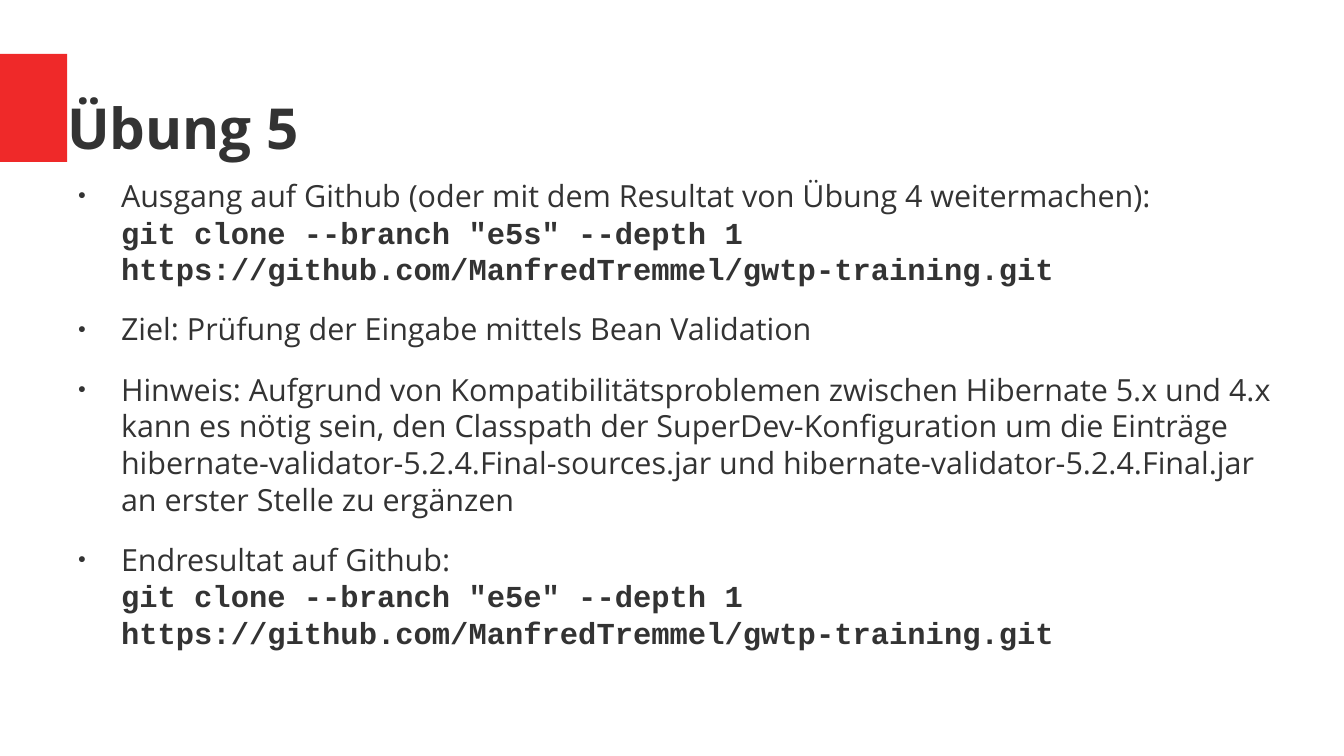
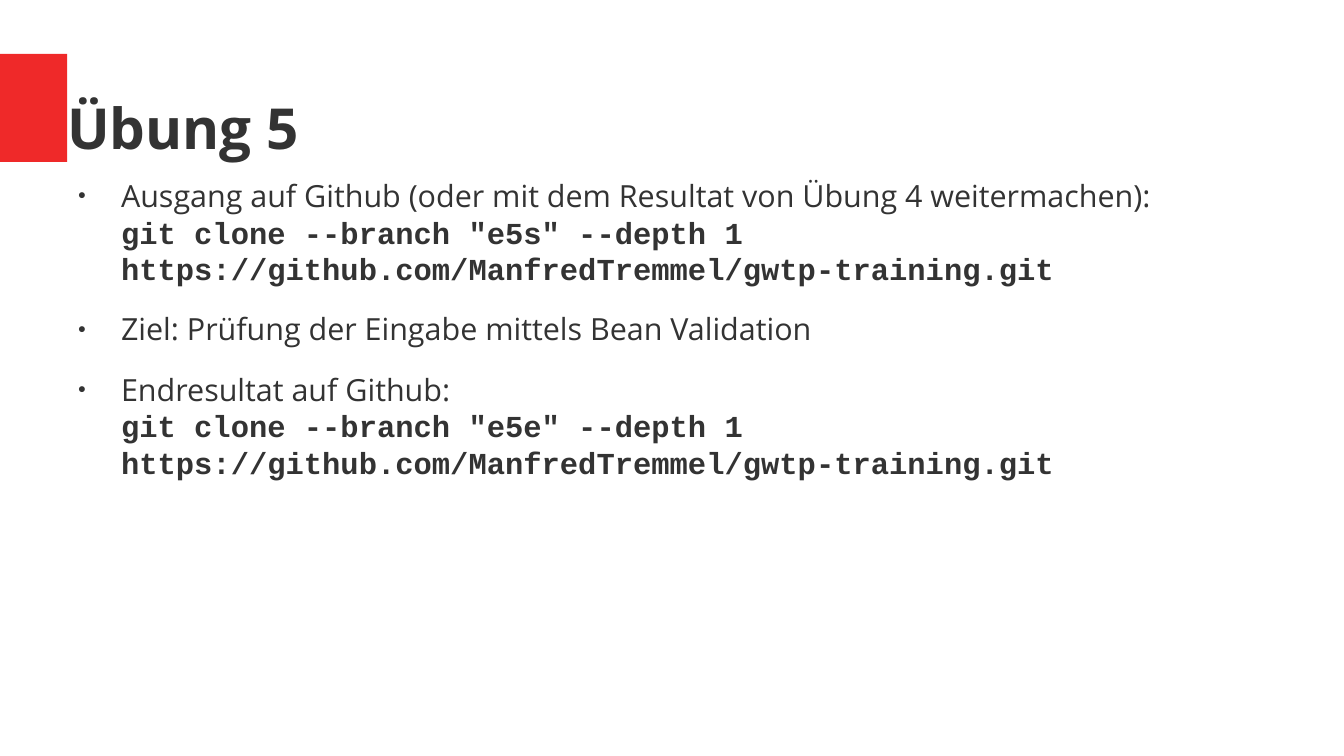
Before and after one commit to ManfredTremmel/gwtp-training, a slide deck: slide 76 of GWT-GWTP-Training_de.odp. Drawn at 1344x756 pixels with LibreOffice and Linux fonts; fonts in the diff are those of the drawing. Boxes give left, top, right and bottom in pixels: in the first picture for what was removed or moved away, otherwise in the second. Text is boxed around its words. In the diff, an @@ line names an element or a change of style, - is before the commit and + after.

```diff
--- a/GWT-GWTP-Training_de.odp
+++ b/GWT-GWTP-Training_de.odp
@@ text at (x1=121, y1=377, x2=1270, y2=518): paragraph removed @@
-● Hinweis: Aufgrund von Kompatibilitätsproblemen zwischen Hibernate 5.x und 4.x kann es nötig sein, den Classpath der SuperDev-Konfiguration um die Einträge hibernate-validator-5.2.4.Final-sources.jar und hibernate-validator-5.2.4.Final.jar an erster Stelle zu ergänzen
```
Also in this commit, not shown: 7 other slides changed, 1 other file.
